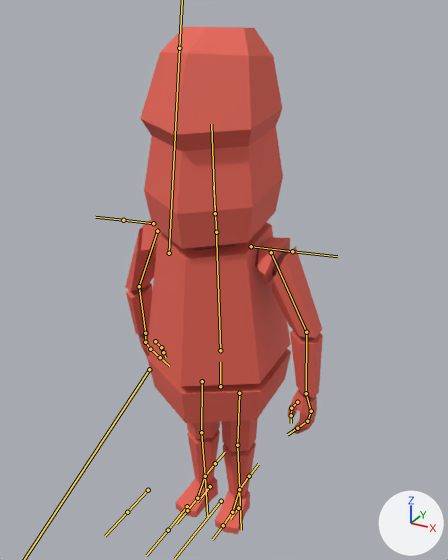
The FBX model Assets/Visuals/3D/characters/newbones.fbx: old version first, new version second.
The view is the same before and after, from a 50 mm lens placed at (12.6, -22.5, 24.3), pointed at (0.0, 0.3, 12.8). The lights are fixed; the arrows at lower right show +X, +Y and +Z. Both versions are drawn at frame 1 of the action 'Armature|Run'; the numbers are the values there. The bones that bend it are drawn over the model as lines.

In view in the first picture: 'Joana'.
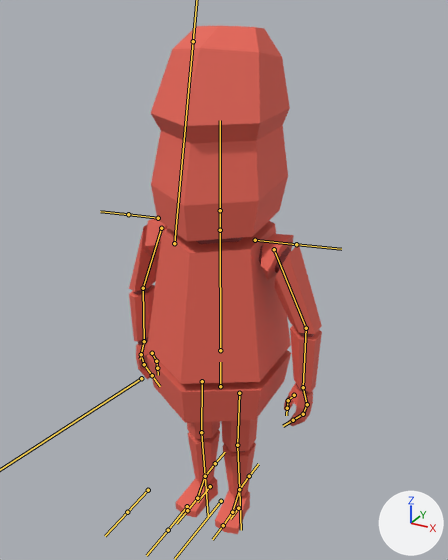
Pixel boxes [x1, y1, x2, y2] of what changed, in the pictures (448 x 560 px):
'Joana', posed: before [125, 27, 323, 534]; after [129, 26, 322, 534]
bone 'Back', root to tip: before (220, 350) to (216, 226); after (220, 350) to (220, 224)
bone 'Neck', root to tip: before (216, 232) to (213, 186); after (220, 230) to (220, 182)
bone 'Head', root to tip: before (215, 213) to (211, 124); after (220, 210) to (220, 120)
bone 'Arm_Up.L', root to tip: before (271, 252) to (306, 332); after (274, 249) to (306, 328)
bone 'Arm_Up.R', root to tip: before (157, 231) to (139, 286); after (161, 228) to (143, 288)
bone 'Arm_Down.R', root to tip: before (139, 286) to (145, 333); after (143, 288) to (144, 341)
bone 'Hand.R', root to tip: before (145, 333) to (145, 344); after (144, 341) to (140, 359)

What the commit changed:
Bone 'Back' (bone_back) turns from (3, 0, 0) to (0, 0, 0) degrees about its own x, y and z.
Bone 'Neck' (bone_neck) turns from (3, 0, 0) to (0, 0, 0) degrees about its own x, y and z.
Bone 'Head' (bone_head) turns from (-2, 0, 0) to (0, 0, 0) degrees about its own x, y and z.
Bone 'Arm_Up.L' (bone_arm_up_l) turns from (-2, -2, -4) to (0, 0, 0) degrees about its own x, y and z.
Bone 'Arm_Up.R' (bone_arm_up_r) turns from (0, 0, 3) to (0, 0, 0) degrees about its own x, y and z.
Bone 'Arm_Down.R' (bone_arm_down_r) turns from (8, 0, 0) to (0, 0, 0) degrees about its own x, y and z.
Bone 'Hand.R' (bone_hand_r) turns from (10, -3, 3) to (0, 0, 0) degrees about its own x, y and z.
